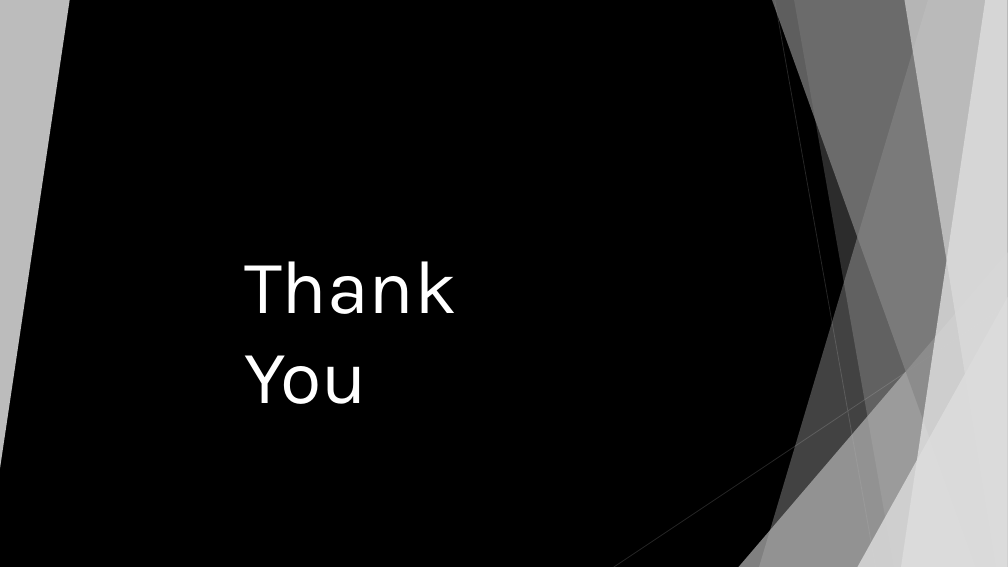
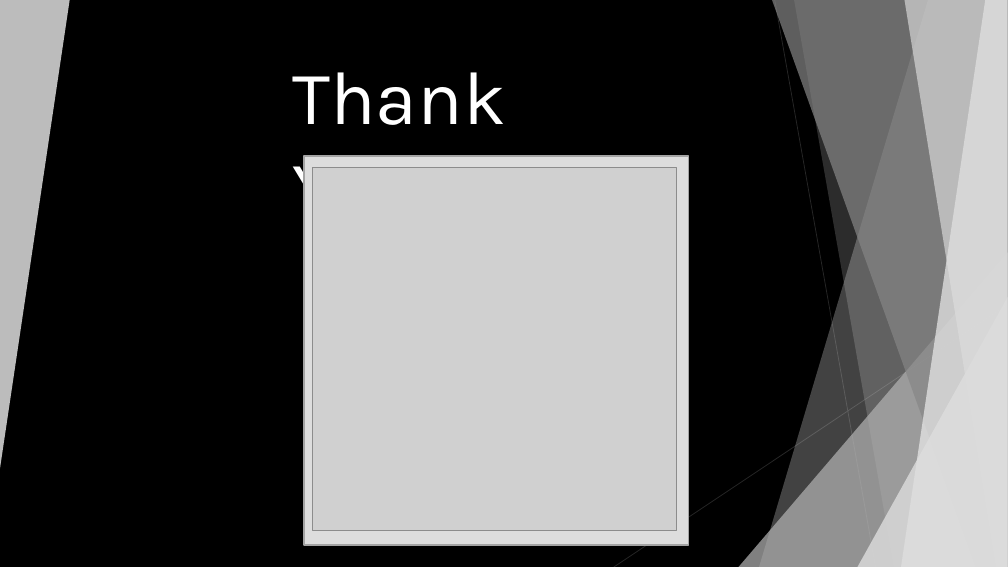
Before and after one commit to Karl0007/math-every-where, a slide deck: slide 17 of 无处不在的数学——随机杂谈.pptx. Drawn at 1008x567 pixels with LibreOffice and Linux fonts; fonts in the diff are those of the drawing; grey boxes stand for pictures. Boxes give left, top, right and bottom in pixels: in the first picture for what was removed or moved away, otherwise in the second. Text is boxed around its words. In the diff, an @@ line names an element or a change of style, - is before the commit and + after.

```diff
--- a/无处不在的数学——随机杂谈.pptx
+++ b/无处不在的数学——随机杂谈.pptx
@@ text "Thank You" rewrapped from [244, 261, 457, 404] to [293, 72, 506, 233] @@
@@ rectangle added at [304, 157, 689, 545], fill #DDDDDD, outline #A3A3A3 1.5 pt @@
@@ picture added at [313, 167, 677, 531] @@
```
Also in this commit, not shown: 1 other slide changed, 2 other files.
